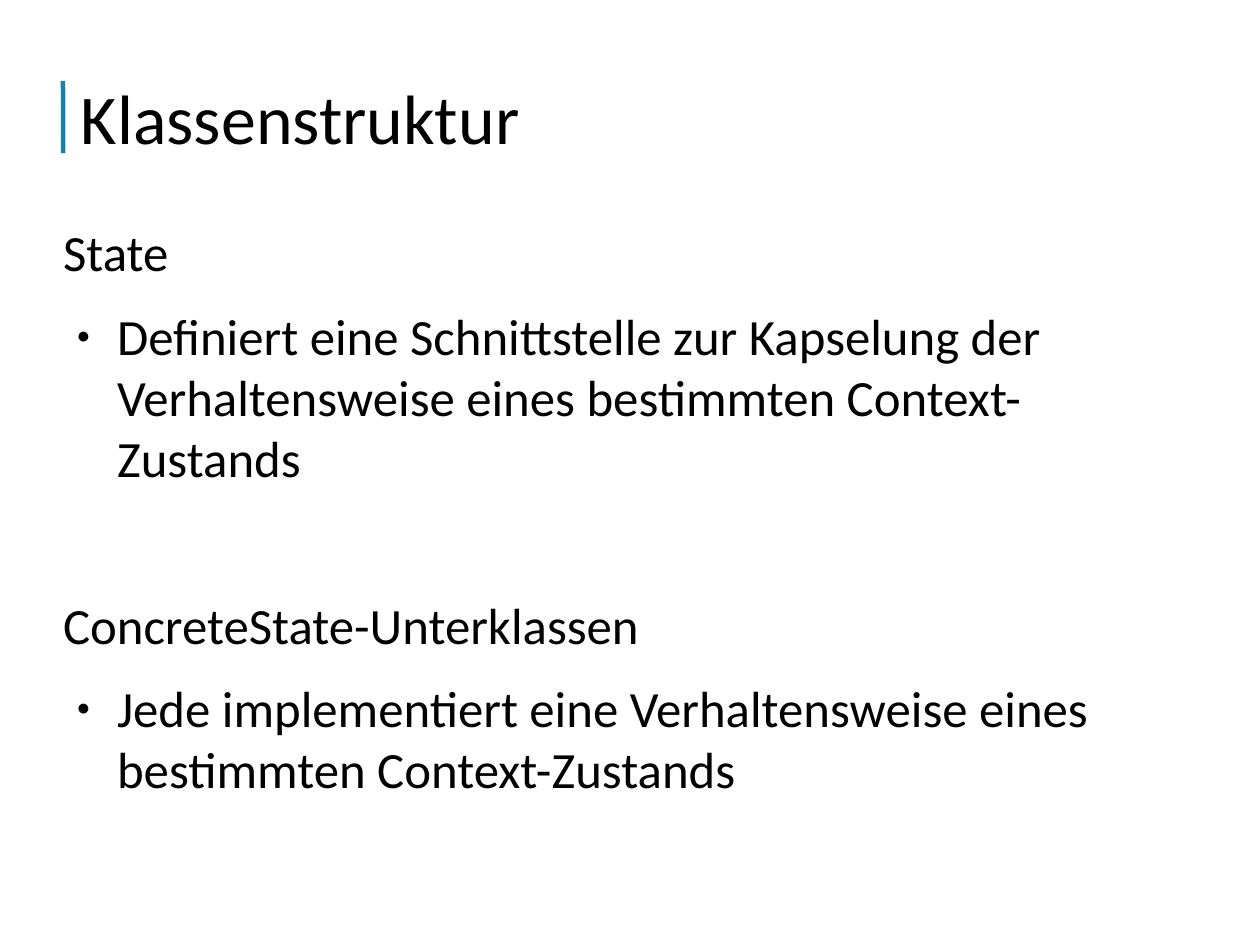
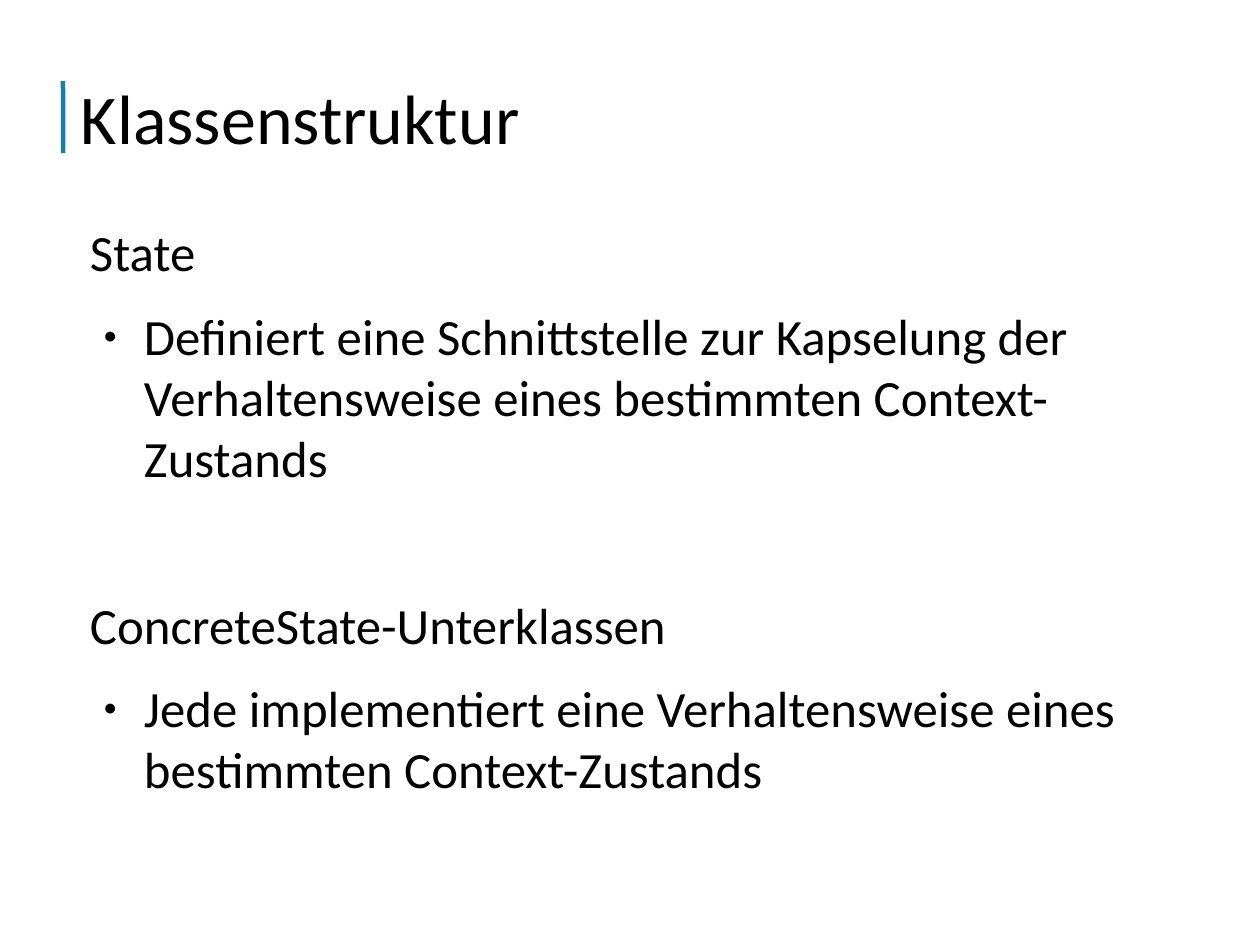
Before and after one commit to FBLudwig/StatePattern-ePortfolio, a slide deck: slide 9 of ressources/State-Pattern.odp (slide 10 before the commit). Drawn at 1260x945 pixels with LibreOffice and Linux fonts; fonts in the diff are those of the drawing. Boxes give left, top, right and bottom in pixels: in the first picture for what was removed or moved away, otherwise in the second. Text is boxed around its words. In the diff, an @@ line names an element or a change of style, - is before the commit and + after.

```diff
--- a/ressources/State-Pattern.odp
+++ b/ressources/State-Pattern.odp
@@ text "State": place and size @@
-text "State" at (63,238,1088,789)
+text "State" at (90,238,1115,789)
```
Also in this commit, not shown: 3 other slides changed, 3 slides removed, 3 other files.
